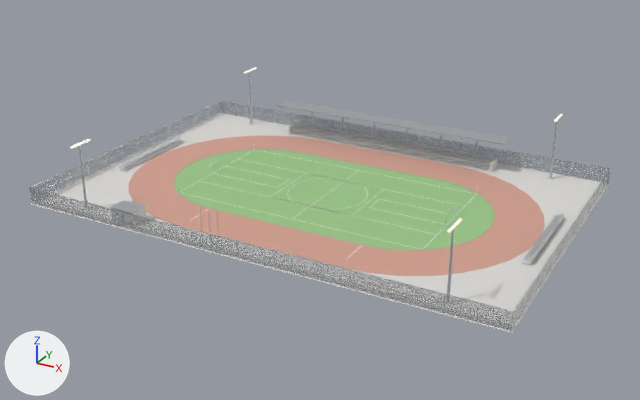
The glTF model ClientWeb/src/assets/models/civic/sports_field.glb as it was, and as the next commit left it.
Before and after are seen from a 50 mm lens placed at (8.81, -16.37, 7.99), pointed at (0.01, -0.39, -0.01). The lights are fixed; the arrows at lower left show +X, +Y and +Z. The picture after the commit comes second.

Script lines for the objects in view, before the commit:
```python
ob_stadium_concrete = bpy.data.objects.new('Stadium_Concrete', me_cube)
ob_stadium_concrete.location = (0.0, 0.0, 0.0)
ob_stadium_steel = bpy.data.objects.new('Stadium_Steel', me_cube_019)
ob_stadium_steel.location = (0.0, 0.0, 0.0)
ob_stadium_track = bpy.data.objects.new('Stadium_Track', me_safetyzone)
ob_stadium_track.location = (0.0, 0.0, 0.0)
ob_stadium_trackline = bpy.data.objects.new('Stadium_TrackLine', me_cube_001)
ob_stadium_trackline.location = (0.0, 0.0, 0.0)
ob_stadium_turf = bpy.data.objects.new('Stadium_Turf', me_infield)
ob_stadium_turf.location = (0.0, 0.0, 0.0)
# also in view: 'Stadium_Fence' at (0.0, 0.0, 0.2)
```
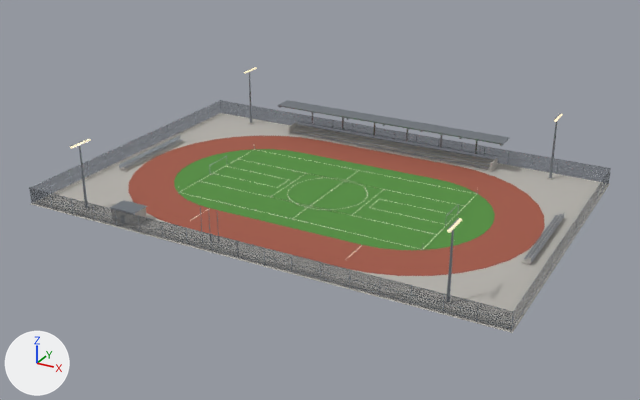
The edits, one by one:
Material 'Stadium_Concrete_Mat' (mat_stadium_concrete_mat) changes colour from light grey #dcdad7 to grey #b6b3ad; in linear values from (0.714, 0.702, 0.678) to (0.468, 0.451, 0.418).
Material 'Stadium_Steel_Mat' (mat_stadium_steel_mat) changes colour from light grey #c4c8cd to grey #8d949c; in linear values from (0.553, 0.58, 0.612) to (0.266, 0.296, 0.332).
Material 'Stadium_Track_Mat' (mat_stadium_track_mat) changes colour from beige #d1a091 to red #a35a48; in linear values from (0.639, 0.353, 0.282) to (0.366, 0.102, 0.0648).
Material 'Stadium_Turf_Mat' (mat_stadium_turf_mat) changes colour from green #9bc688 to green #54903f; in linear values from (0.329, 0.565, 0.247) to (0.0887, 0.279, 0.0497).

Changed parts and their boxes [x1, y1, x2, y2] in the pictures (640 x 400 px):
'Stadium_Turf', recoloured (darker): [174, 149, 495, 250] in both
'Stadium_Track', recoloured (beige to red): [129, 136, 545, 276] in both
'Stadium_Concrete', recoloured: [31, 113, 610, 333] in both
'Stadium_Steel', recoloured: [29, 67, 611, 332] in both
